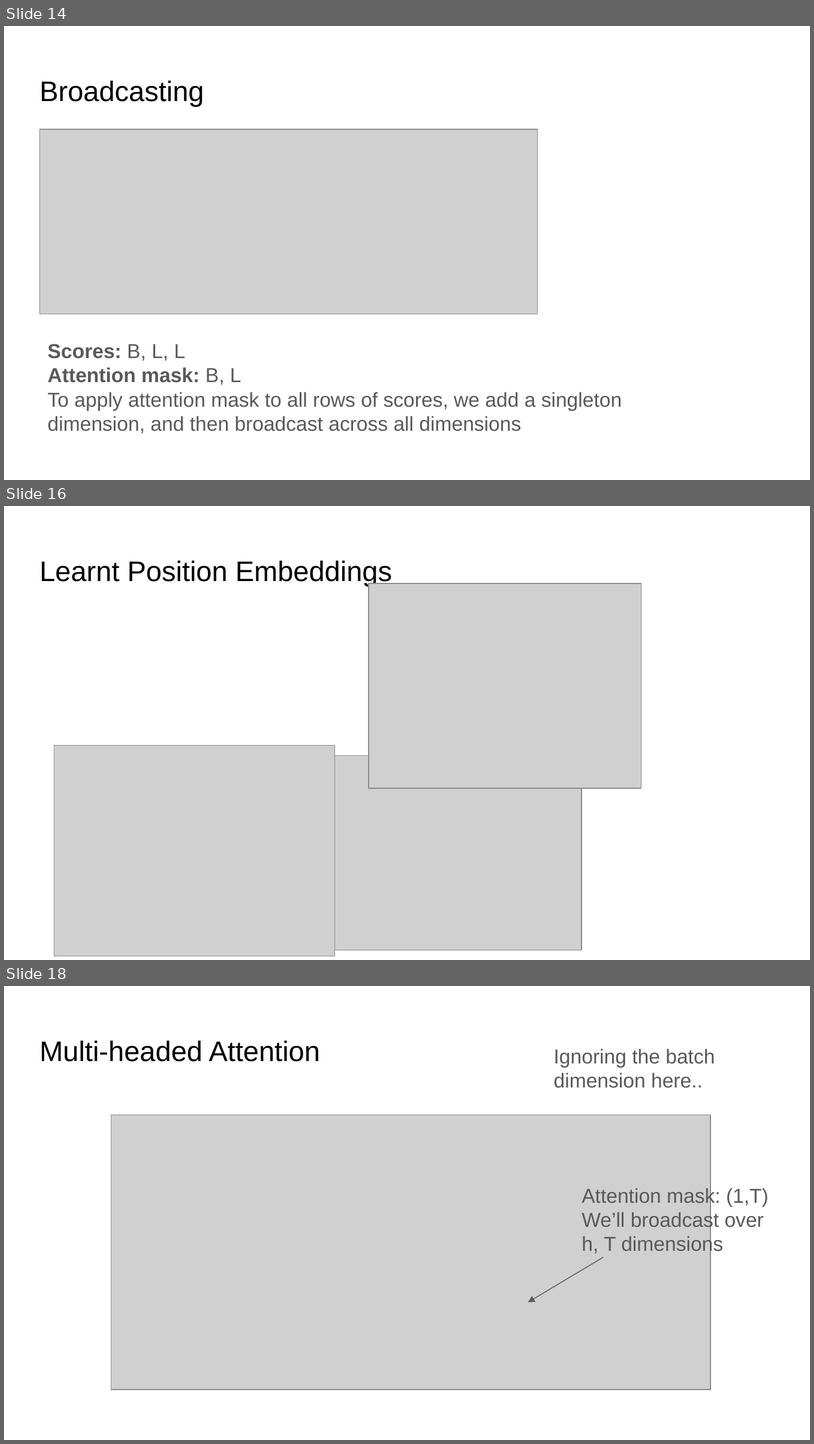
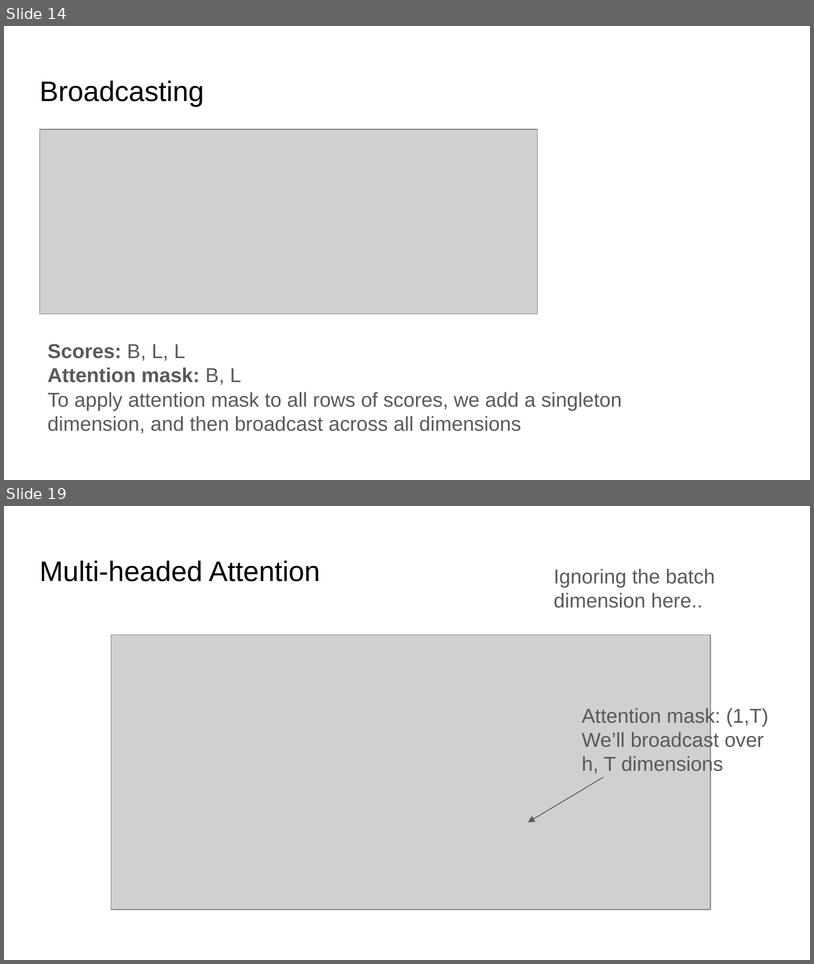
Before and after one commit to ankur6ue/deep-learning-course, a slide deck: Module 5/class_5.4/deep_learning_course_class_5.4.pptx. Shown one above the other, each under a label of ours: slides 14, 16 and 18 before the commit, slides 14 and 19 after it; the slides between them are not shown. The pictures are 814x1444 and 814x964 pixels, drawn with LibreOffice and Linux fonts; fonts in the diff are those of the drawing; grey boxes stand for pictures. Boxes give left, top, right and bottom in pixels: in the first picture for what was removed or moved away, otherwise in the second. Text is boxed around its words. In the diff, an @@ line names an element or a change of style, - is before the commit and + after.

```diff
--- a/Module 5/class_5.4/deep_learning_course_class_5.4.pptx
+++ b/Module 5/class_5.4/deep_learning_course_class_5.4.pptx
@@ slide 16 removed at (4,506,810,960), background #FFFFFF @@
@@ title removed at (39,561,392,586) @@
-Learnt Position Embeddings
@@ picture removed at (368,583,641,788) @@
@@ picture removed at (54,745,335,955) @@
@@ picture removed at (323,755,581,949) @@
@@ what was slide 18 is now slide 19 @@
```
Also in this commit, not shown: 4 slides changed, 4 slides added, 1 other slide removed, 1 other file.
